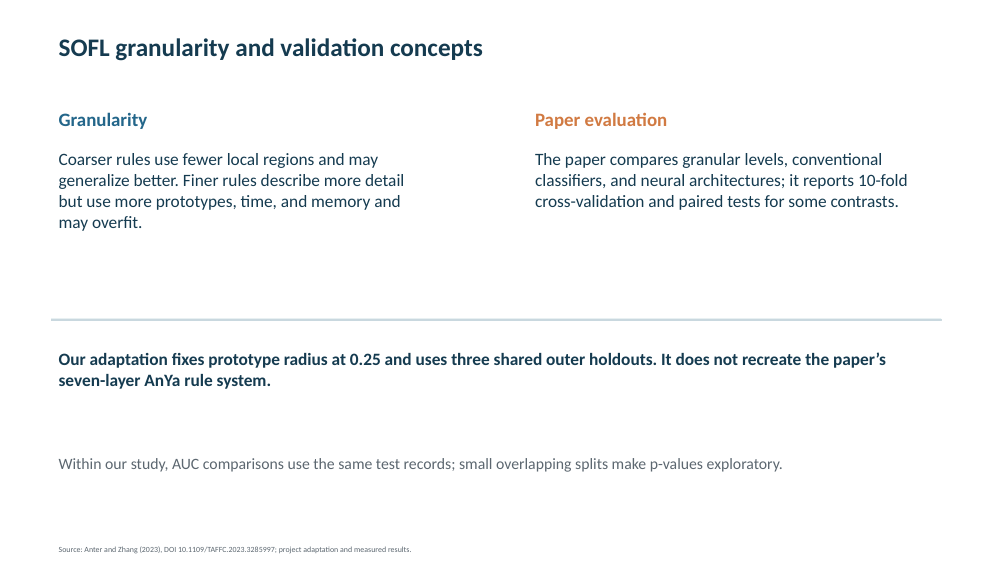
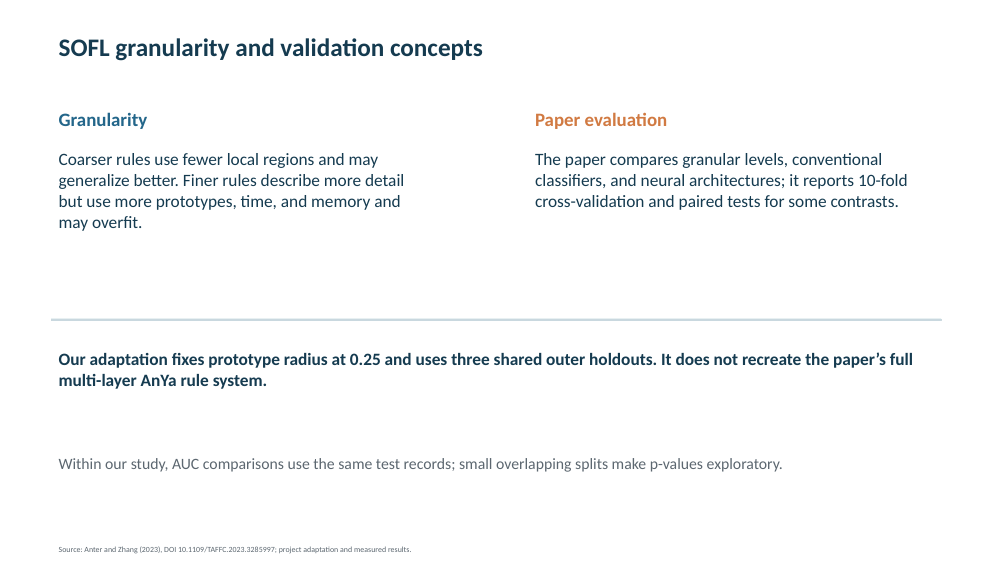
Before and after one commit to Gamila-Elfayoumi/comparing-classification-methods, a slide deck: slide 60 of deliverables/AML_presentation_paper_adaptation.pptx. Drawn at 1008x567 pixels with LibreOffice and Linux fonts; fonts in the diff are those of the drawing. Boxes give left, top, right and bottom in pixels: in the first picture for what was removed or moved away, otherwise in the second. Text is boxed around its words. In the diff, an @@ line names an element or a change of style, - is before the commit and + after.

Commit message:
Clarify paper adaptation terminology in slides

```diff
--- a/deliverables/AML_presentation_paper_adaptation.pptx
+++ b/deliverables/AML_presentation_paper_adaptation.pptx
@@ text at (59, 352, 913, 389): text changed @@
-Our adaptation fixes prototype radius at 0.25 and uses three shared outer holdouts. It does not recreate the paper’s seven-layer AnYa rule system.
+Our adaptation fixes prototype radius at 0.25 and uses three shared outer holdouts. It does not recreate the paper’s full multi-layer AnYa rule system.
```
Also in this commit, not shown: 1 other slide changed.
